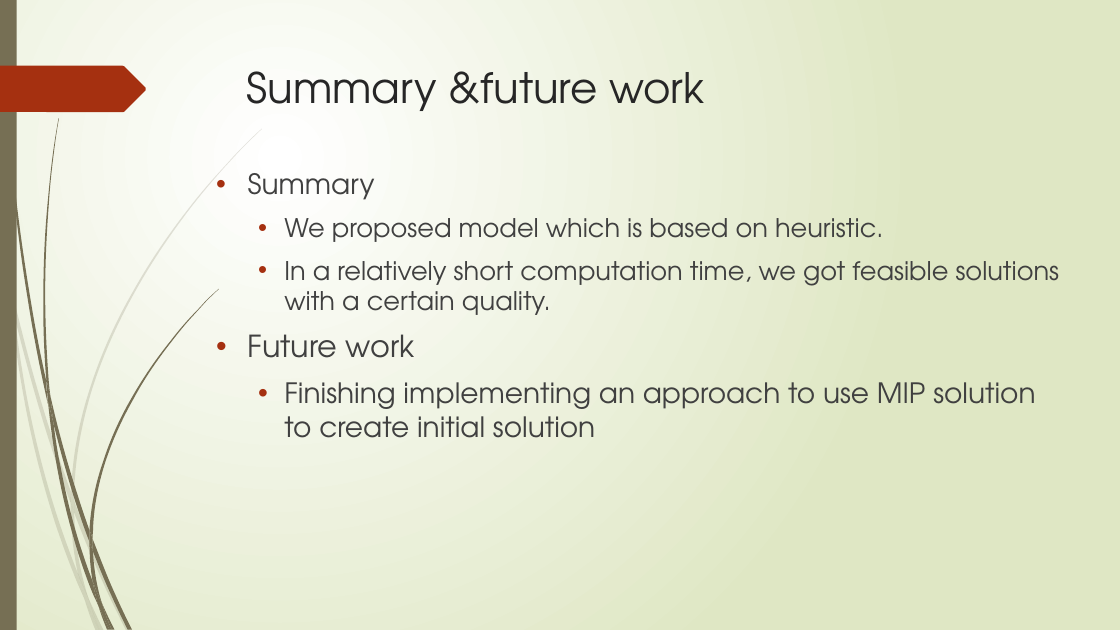
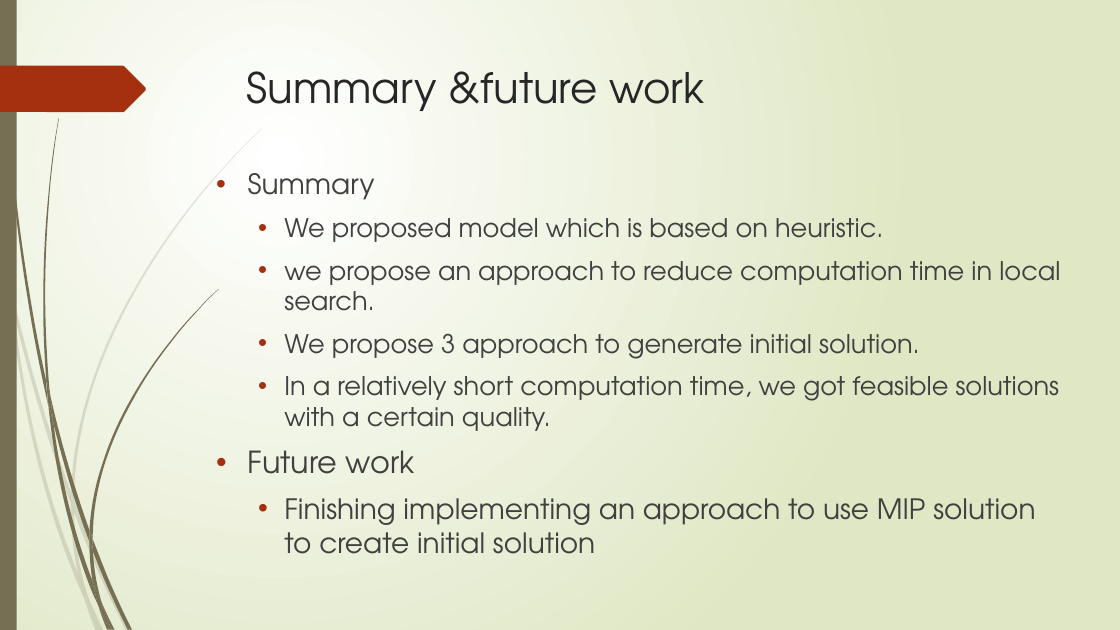
Before and after one commit to r-kurosu/kline_new, a slide deck: slide 66 of 竹田_修論発表.pptx. Drawn at 1120x630 pixels with LibreOffice and Linux fonts; fonts in the diff are those of the drawing. Boxes give left, top, right and bottom in pixels: in the first picture for what was removed or moved away, otherwise in the second. Text is boxed around its words. In the diff, an @@ line names an element or a change of style, - is before the commit and + after.

```diff
--- a/竹田_修論発表.pptx
+++ b/竹田_修論発表.pptx
@@ text at [284, 261, 1060, 359]: paragraphs added @@
+  • we propose an approach to reduce computation time in local search.
+  • We propose 3 approach to generate initial solution.
```
Also in this commit, not shown: 4 other slides changed.
